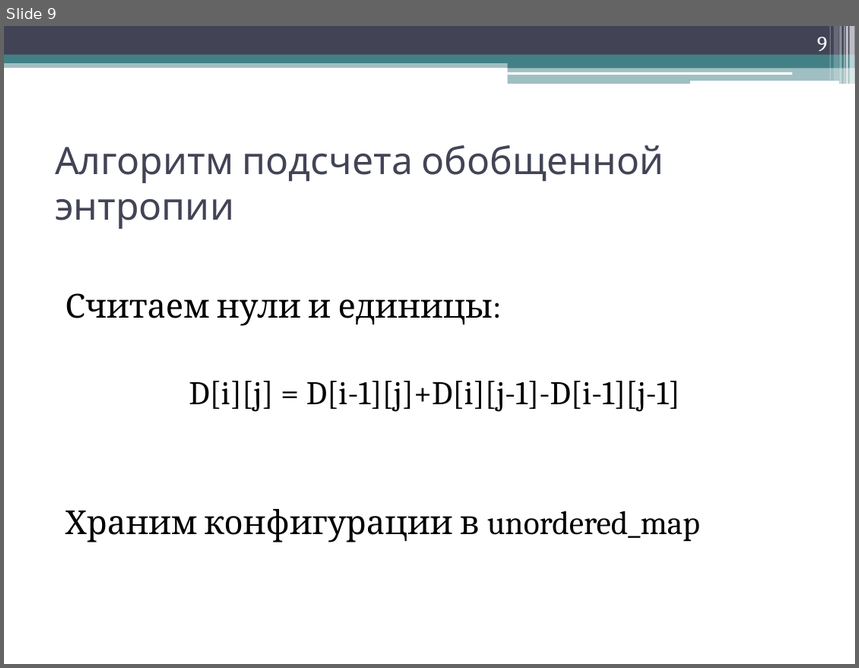
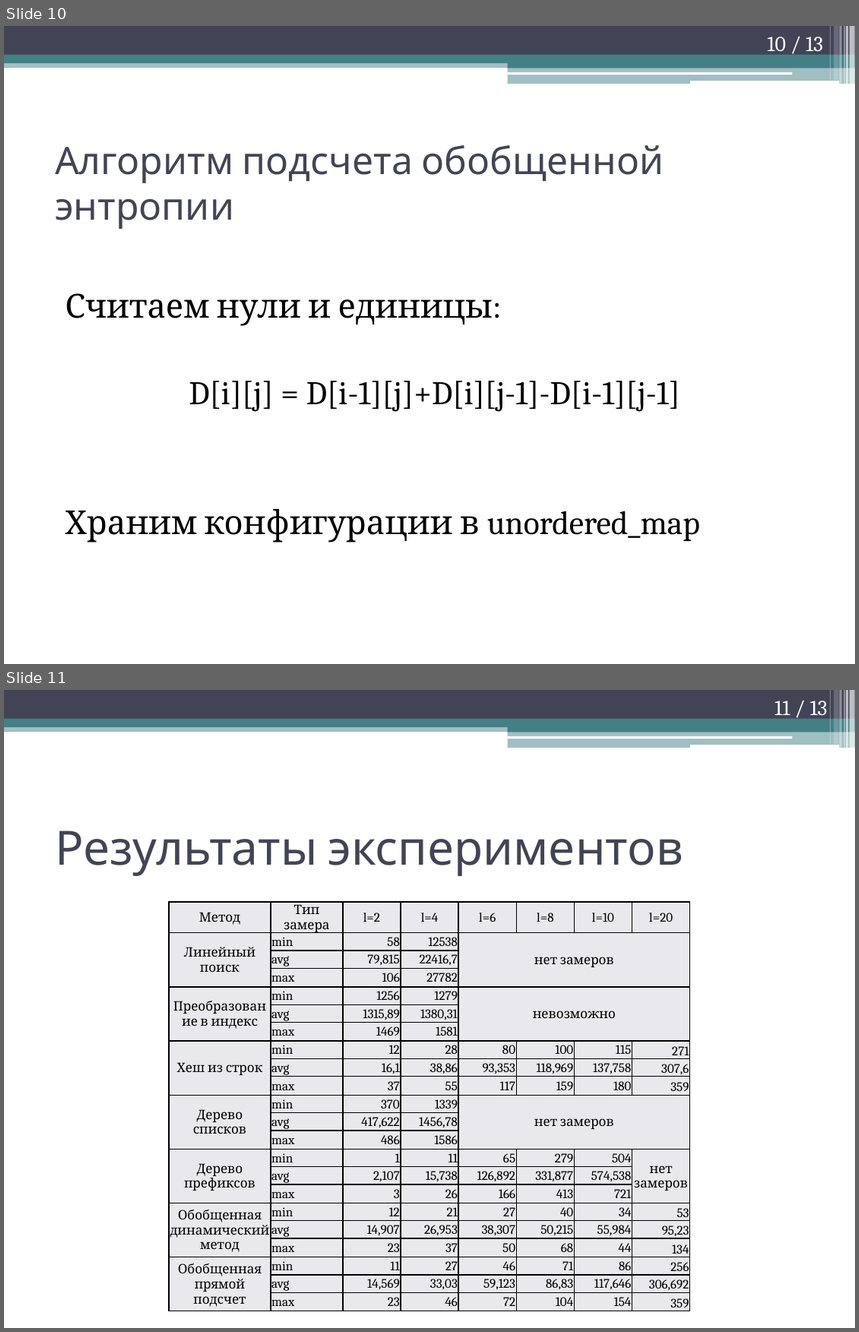
Before and after one commit to xslix/mag, a slide deck: Эффективный по времени алгоритм расчета энтропии двумерных слов.pptx. Shown one above the other, each under a label of ours: slide 9 before the commit, slides 10 and 11 after it. The pictures are 859x668 and 859x1332 pixels, drawn with LibreOffice and Linux fonts; fonts in the diff are those of the drawing. Boxes give left, top, right and bottom in pixels: in the first picture for what was removed or moved away, otherwise in the second. Text is boxed around its words. In the diff, an @@ line names an element or a change of style, - is before the commit and + after.

```diff
--- a/Эффективный по времени алгоритм расчета энтропии двумерных слов.pptx
+++ b/Эффективный по времени алгоритм расчета энтропии двумерных слов.pptx
@@ slide 11 added at [4,690,855,1328], background #FFFFFF; not listed: 13 template elements that a slide beside it also shows @@
@@ page number added at [775,701,828,720], 18 pt, text #FFFFFF @@
+11 / 13
@@ title added at [55,831,683,876], 40 pt, text #424456 @@
+Результаты экспериментов
@@ table added at [169,902,691,1311], 22 rows, 8 columns @@
+Метод | Тип замера | l=2 | l=4 | l=6 | l=8 | l=10 | l=20
+Линейный поиск | min | 58 | 12538 | нет замеров |  |  | 
+ | avg | 79,815 | 22416,7 |  |  |  | 
+ | max | 106 | 27782 |  |  |  | 
+Преобразование в индекс | min | 1256 | 1279 | невозможно |  |  | 
+ | avg | 1315,89 | 1380,31 |  |  |  | 
+ | max | 1469 | 1581 |  |  |  | 
+Хеш из строк | min | 12 | 28 | 80 | 100 | 115 | 271
+ | avg | 16,1 | 38,86 | 93,353 | 118,969 | 137,758 | 307,6
+ | max | 37 | 55 | 117 | 159 | 180 | 359
+Дерево списков | min | 370 | 1339 | нет замеров |  |  | 
+ | avg | 417,622 | 1456,78 |  |  |  | 
+ | max | 486 | 1586 |  |  |  | 
+Дерево префиксов | min | 1 | 11 | 65 | 279 | 504 | нет замеров
+ | avg | 2,107 | 15,738 | 126,892 | 331,877 | 574,538 | 
+ | max | 3 | 26 | 166 | 413 | 721 | 
+Обобщенная динамический метод | min | 12 | 21 | 27 | 40 | 34 | 53
+ | avg | 14,907 | 26,953 | 38,307 | 50,215 | 55,984 | 95,23
+ | max | 23 | 37 | 50 | 68 | 44 | 134
+Обобщенная прямой подсчет | min | 11 | 27 | 46 | 71 | 86 | 256
+ | avg | 14,569 | 33,03 | 59,123 | 86,83 | 117,646 | 306,692
+ | max | 23 | 46 | 72 | 104 | 154 | 359
@@ what was slide 9 is now slide 10 @@
@@ page number at [767,37,823,56]: text changed @@
-9
+10 / 13
```
Also in this commit, not shown: 1 slide changed, 2 other slides added, 1 slide removed, 1 other file.
